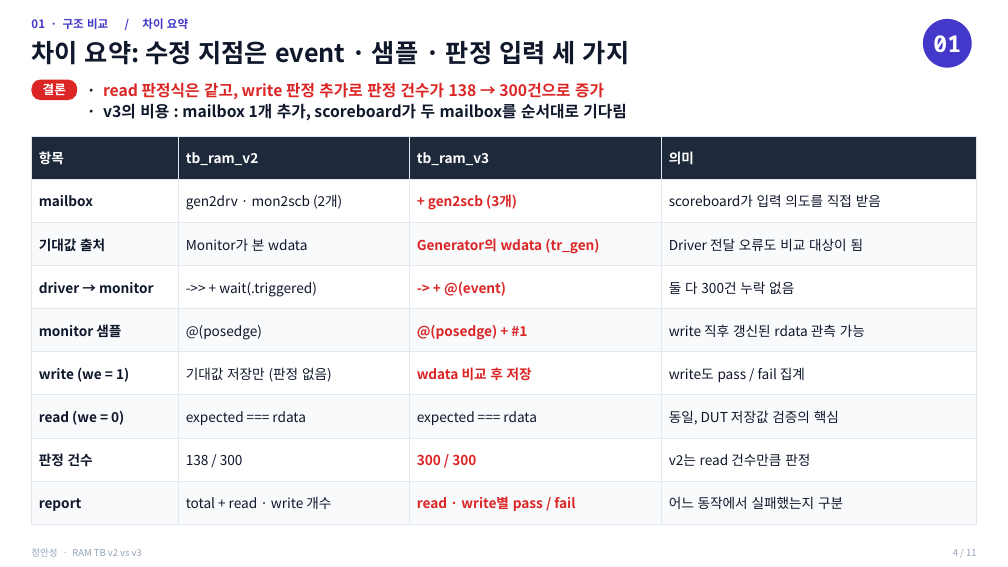
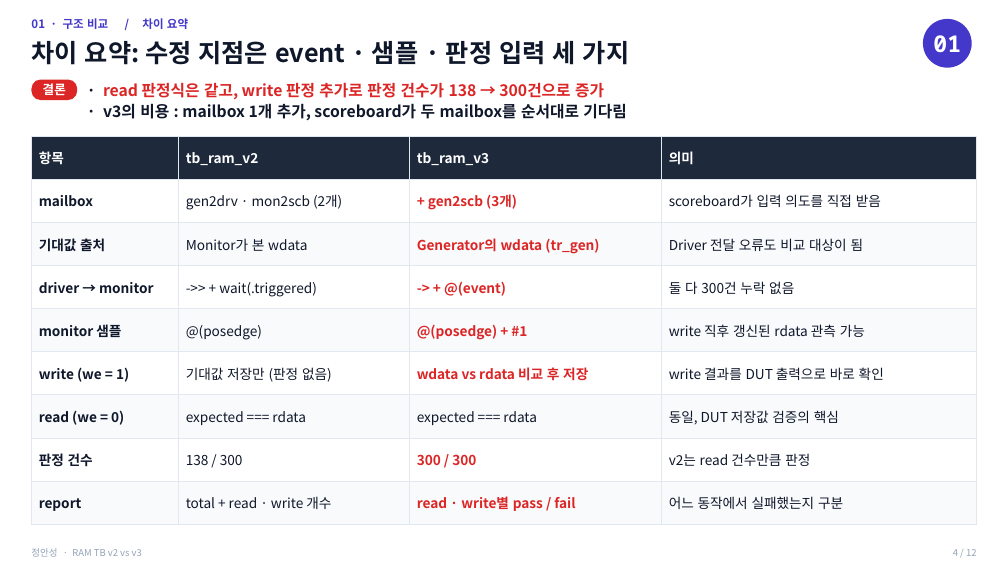
Before and after one commit to kimsacademy1234-max/System_Verilog, a slide deck: slide 4 of homework/verilog/1109_project/HW_ram_v2_v3_정안성.pptx. Drawn at 1008x567 pixels with LibreOffice and Linux fonts; fonts in the diff are those of the drawing. Boxes give left, top, right and bottom in pixels: in the first picture for what was removed or moved away, otherwise in the second. Text is boxed around its words. In the diff, an @@ line names an element or a change of style, - is before the commit and + after.

```diff
--- a/homework/verilog/1109_project/HW_ram_v2_v3_정안성.pptx
+++ b/homework/verilog/1109_project/HW_ram_v2_v3_정안성.pptx
@@ table at bbox=[32, 137, 977, 524] @@
-row 6, column 3: wdata 비교 후 저장
+row 6, column 3: wdata vs rdata 비교 후 저장
-row 6, column 4: write도 pass / fail 집계
+row 6, column 4: write 결과를 DUT 출력으로 바로 확인
```
Also in this commit, not shown: 10 other slides changed, 1 slide added, 3 other files.
